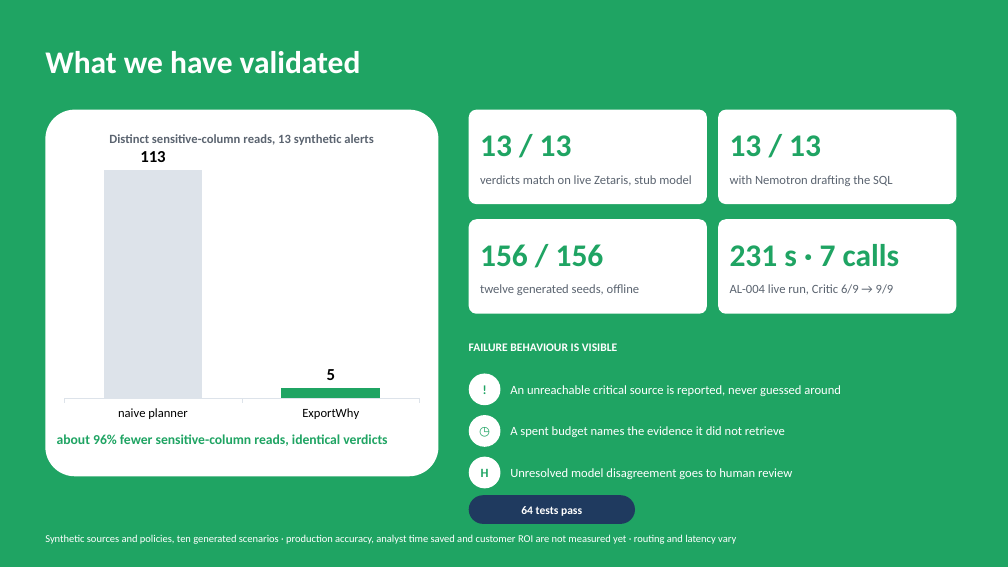
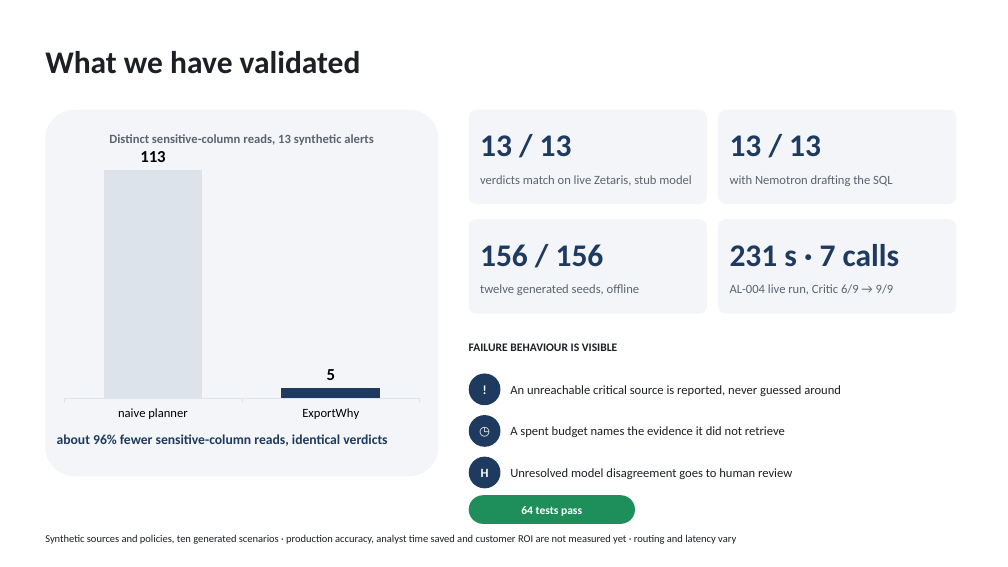
Before and after one commit to Kittywhlxx/ExportWhy, a slide deck: slide 11 of docs/ExportWhy-deck.pptx. Drawn at 1008x567 pixels with LibreOffice and Linux fonts; fonts in the diff are those of the drawing. Boxes give left, top, right and bottom in pixels: in the first picture for what was removed or moved away, otherwise in the second. Text is boxed around its words. In the diff, an @@ line names an element or a change of style, - is before the commit and + after.

Commit message:
Deck: white content slides, navy as the single accent; title and closing slides stay dark

```diff
--- a/docs/ExportWhy-deck.pptx
+++ b/docs/ExportWhy-deck.pptx
@@ rectangle removed at [0,0,1008,567] @@
@@ column chart at [57,117,427,427] @@
@@ colours of single points changed @@
@@ fill #FFFFFF to #F3F5F8 in 5 elements at [45,110,439,476], [469,110,707,204], [718,110,957,204], [469,219,707,314], [718,219,957,314] @@
@@ text colour #1FA463 to #1F3A5F in 5 elements at [57,434,387,446], [480,135,572,157], [730,135,821,157], [480,244,604,267], [730,244,899,267] @@
@@ text colour #1FA463 to #FFFFFF; fill #FFFFFF to #1F3A5F in 3 elements at [469,457,501,488], [469,374,501,405], [469,415,501,447] @@
@@ rounded rectangle "64 tests pass" at [469,495,635,524]: fill #1F3A5F to #1E8E5A @@
@@ text colour #FFFFFF to #1C1F24 in 6 elements at [45,51,361,74], [469,343,617,351], [510,385,841,396], [510,426,785,437], [510,468,792,479], [45,534,736,544] @@
```
Also in this commit, not shown: 10 other slides changed.
